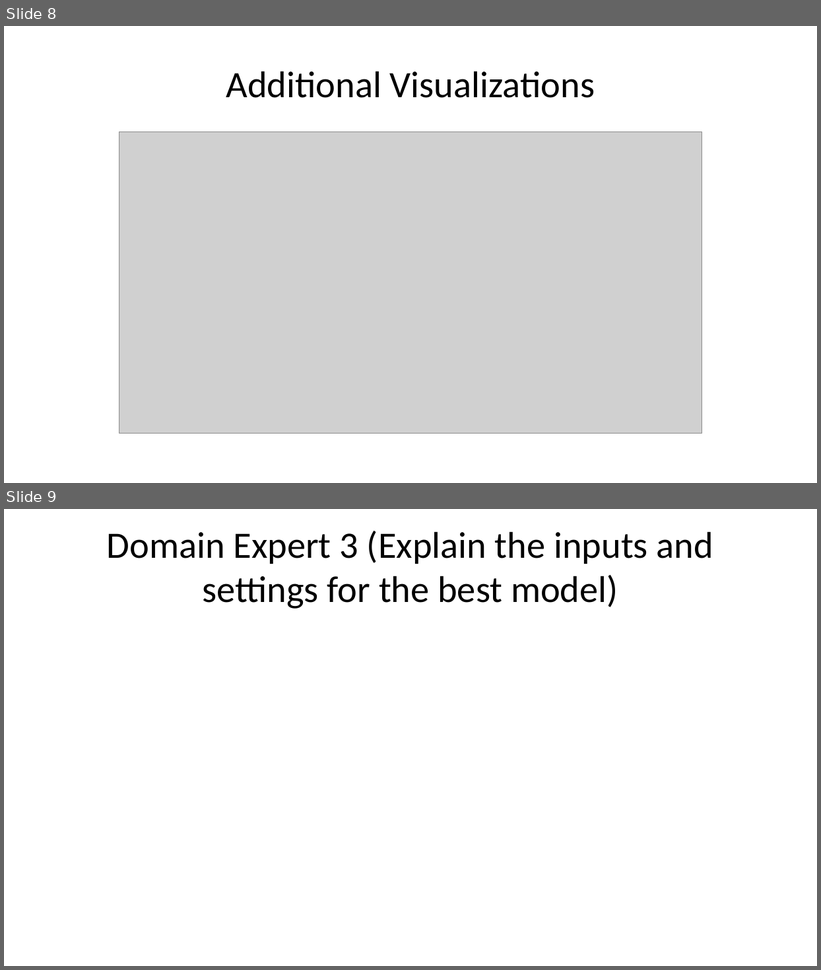
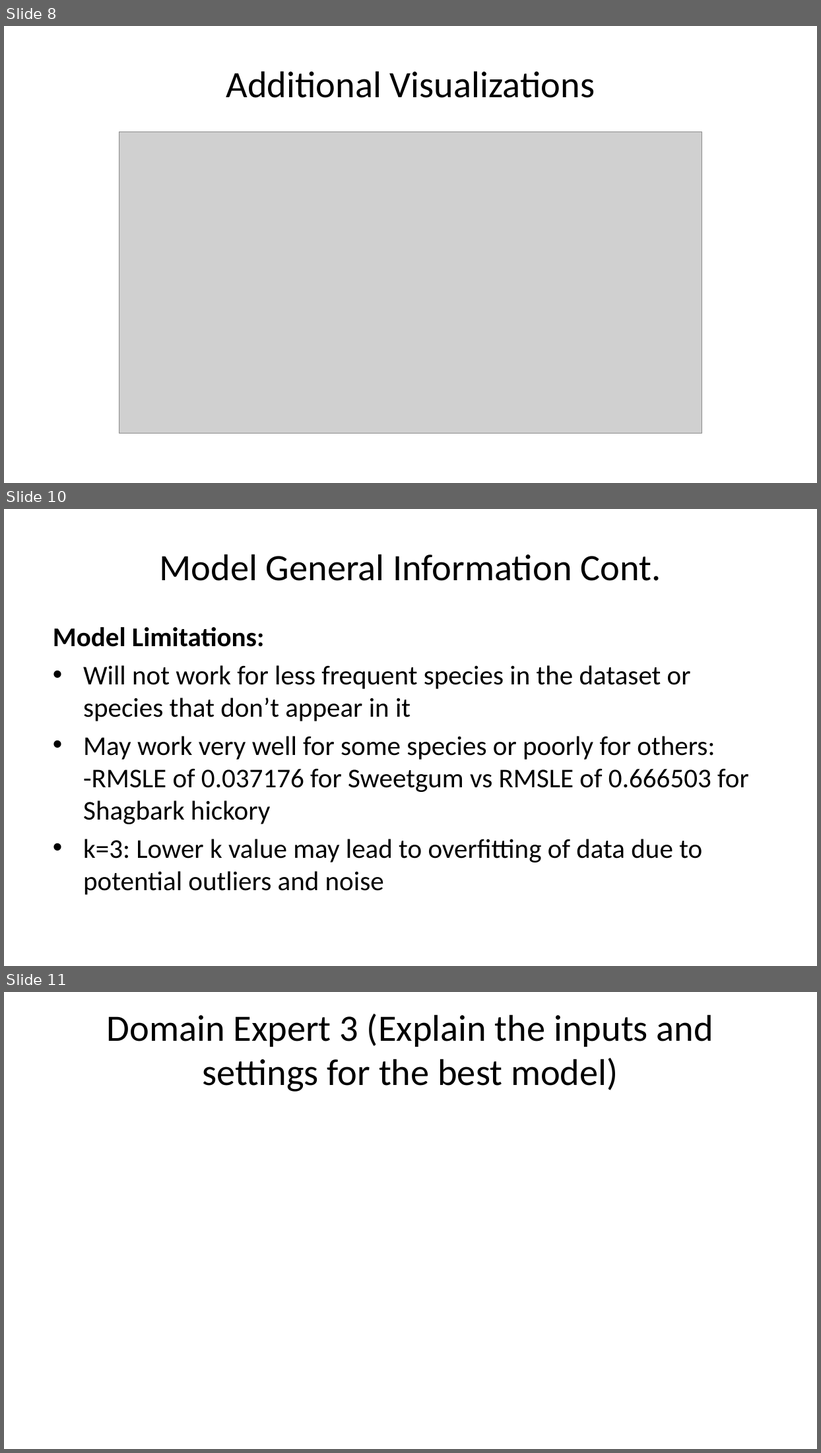
Before and after one commit to deancallahan25/Redwood-Analytics-Portfolio, a slide deck: Project-3/individual-models/data/presentation.pptx. Shown one above the other, each under a label of ours: slides 8 and 9 before the commit, slides 8, 10 and 11 after it; the slides between them are not shown. The pictures are 821x970 and 821x1453 pixels, drawn with LibreOffice and Linux fonts; fonts in the diff are those of the drawing; grey boxes stand for pictures. Boxes give left, top, right and bottom in pixels: in the first picture for what was removed or moved away, otherwise in the second. Text is boxed around its words. In the diff, an @@ line names an element or a change of style, - is before the commit and + after.

```diff
--- a/Project-3/individual-models/data/presentation.pptx
+++ b/Project-3/individual-models/data/presentation.pptx
@@ slide 10 added at <box>4,509,817,966</box>, background #FFFFFF @@
@@ title added at <box>160,554,661,581</box>, 33 pt, text #000000 @@
+Model General Information Cont.
@@ text added at <box>53,627,749,895</box>, 24 pt, text #000000 @@
+Model Limitations:
+• Will not work for less frequent species in the dataset or species that don’t appear in it
+• May work very well for some species or poorly for others: -RMSLE of 0.037176 for Sweetgum vs RMSLE of 0.666503 for Shagbark hickory
+• k=3: Lower k value may lead to overfitting of data due to potential outliers and noise
@@ what was slide 9 is now slide 11 @@
```
Also in this commit, not shown: 1 slide changed, 1 other slide added, 2 other files.
